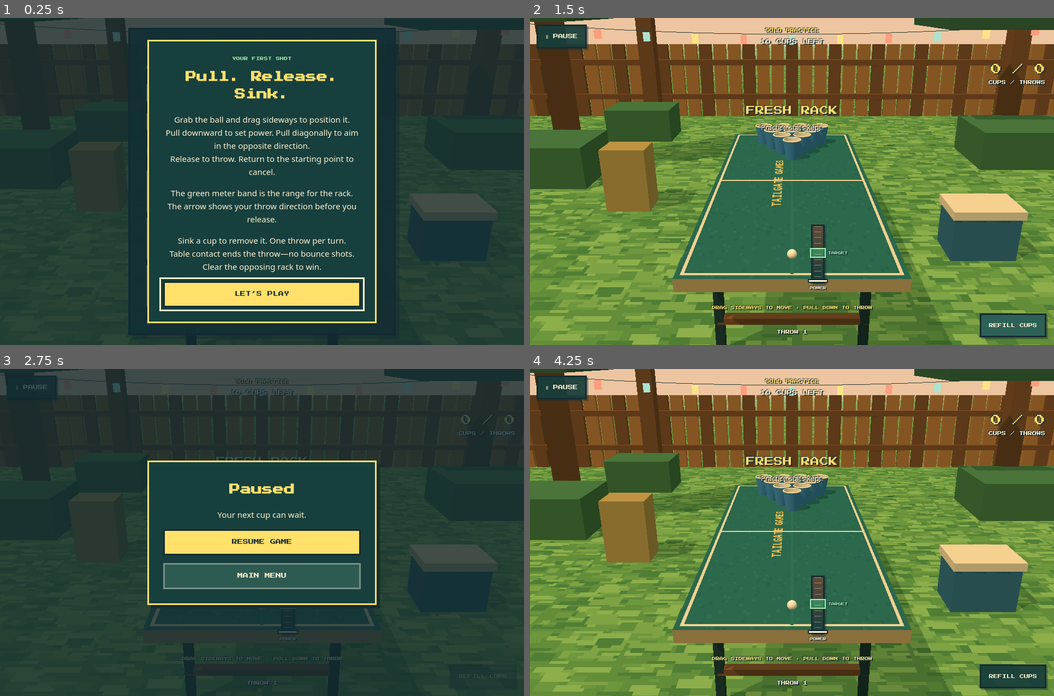
Above: before the commit, frames 1-4 (two rows, left to right).
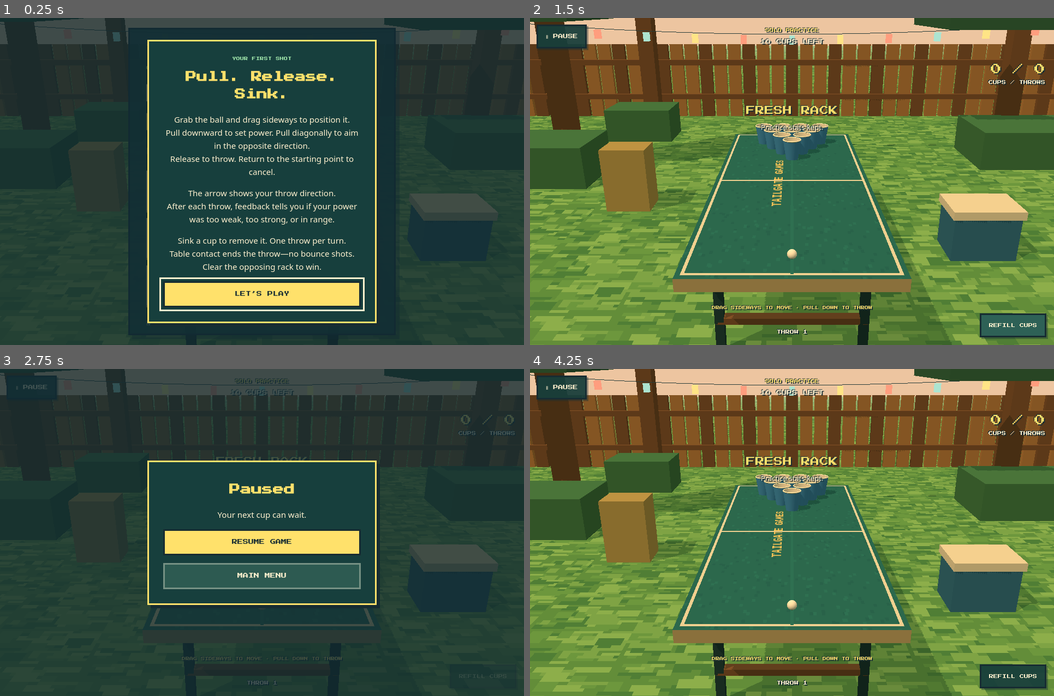
Above: after the commit, the same moments.

Repository: Ashe-Oro/backyard-games
Game: browser game, page beer-pong/index.html
Two runs of this game, one before a commit and one after it. Both use one fixed random seed, a clock stepped at 60 frames per second and the inputs below.
Inputs (mouse positions are in pixels of both pictures, inside the frame that each line leads up to):
- Up to frame 1 (0.25 s): no input
- Up to frame 2 (1.5 s): click "LET’S PLAY" at 0.27 s; click "SOLO PRACTICE Unlimited throw…" at 0.52 s; move the mouse to (792, 214) at 1.07 s; click "REFILL CUPS" at 1.27 s
- Up to frame 3 (2.75 s): move the mouse to (157, 499) at 1.67 s; click "REFILL CUPS" at 1.87 s; click "Ⅱ PAUSE" at 2.02 s; press the mouse at (366, 483) at 2.27 s; release the mouse at (262, 467) at 2.4 s; click (262, 512) at 2.47 s; tap Escape at 2.52 s
- Up to frame 4 (4.25 s): move the mouse to (870, 597) at 2.87 s; click "RESUME GAME" at 3.07 s; move the mouse to (661, 614) at 3.47 s; click "REFILL CUPS" at 3.67 s; press the mouse at (792, 467) at 4.07 s; release the mouse at (739, 646) at 4.2 s

The runs differ from the first frame. In frame 1, 0.9% of the frame differs, in the area x 31-69%, y 52-64%; in frame 2, 0.6%; in frame 3, less than 0.1%; in frame 4, 0.6%.

Commit message:
Replace Beer Pong power meter with shot feedback

Diff:
--- a/beer-pong/game.js
+++ b/beer-pong/game.js
@@ -86,8 +86,6 @@
 function resetCups(){for(const c of cups){c.alive=true;c.enabled=state.mode!=='practice'||c.team===1;c.group.visible=c.enabled;c.group.scale.setScalar(1);}for(const s of sparks){s.life=0;s.mesh.visible=false;}}
 function powerForPoint(x,z,team=state.turn){const d=Math.hypot(x-releaseX(team),z-RELEASE_Z[team]),dy=RIM_Y+BALL_R-RELEASE_Y;
  const speed=Math.sqrt(G*d*d/(2*Math.cos(ANGLE)**2*(d*Math.tan(ANGLE)-dy)));return clamp((speed-3.2)/3.4,0,1);}
-function targetWindow(){const rack=cups.filter(c=>c.team===1-state.turn&&c.alive);const powers=rack.map(c=>powerForPoint(c.x,c.z));
- return powers.length?{lo:Math.min(...powers)-.012,hi:Math.max(...powers)+.012}:{lo:.4,hi:.6};}
 function newBall(team,power,slope=0){const direction=team===0?-1:1,screenRight=team===0?1:-1,yaw=clamp(Math.atan(slope)*.65,-.35,.35),speed=3.2+clamp(power,0,1)*3.4;
  return {team,power,state:'fly',p:new THREE.Vector3(releaseX(team),RELEASE_Y,RELEASE_Z[team]),prev:new THREE.Vector3(), …(203 unchanged characters)…
 function stepBall(b,dt){
@@ -116,26 +114,26 @@
  if(b.p.y<=BALL_R){b.p.y=BALL_R;b.v.set(0,0,0);b.deadReason='ground';b.state='done';return;}
  if(b.age>5||Math.abs(b.p.x)>7||b.p.z>8||b.p.z<-10)b.state='done';
 }
-let meterDirty=true;
 function setCamera(){
  const w=wrap.clientWidth,h=wrap.clientHeight,portrait=clamp((1.05-w/h)/.55,0,1);
  viewTeam=state.mode==='two'?state.turn:0;
  camera.position.set(0,2,viewTeam===0?2.2:2*TABLE_Z-2.2);camera.lookAt(0,.75+.15*portrait,TABLE_Z);
- camera.aspect=w/h;camera.fov=38+12*portrait;camera.updateProjectionMatrix();camera.updateMatrixWorld();meterDirty=true;
+ camera.aspect=w/h;camera.fov=38+12*portrait;camera.updateProjectionMatrix();camera.updateMatrixWorld();
 }
 function resize(){if(drag)cancelPull();const w=wrap.clientWidth,h=wrap.clientHeight,scale=Math.max(1,Math.round(Math.min(h,w*.9)/430));renderer.setSize(Math.ceil(w/scale),Math.ceil(h/scale),false);setCamera();$('swipe-feedback').classList.remove('show');}
 addEventListener('resize',resize);resize();
-function positionMeter(){
- const meter=$('meter'),right=viewTeam===0?1:-1,w=wrap.clientWidth,h=wrap.clientHeight;
- const p=new THREE.Vector3(releaseX(state.turn)+right*.045,RELEASE_Y,RELEASE_Z[state.turn]).project(camera);
- let left=(p.x+1)*w/2+14;const flip=left>w-meter.offsetWidth-64;
- if(flip){const edge=new THREE.Vector3(releaseX(state.turn)-right*.045,RELEASE_Y,RELEASE_Z[state.turn]).project(camera);left=(edge.x+1)*w/2-14-meter.offsetWidth;}
- meter.classList.toggle('left-side',flip);meter.style.left=`${clamp(left,14,w-meter.offsetWidth-14)}px`;
- meter.style.top=`${clamp((1-p.y)*h/2,meter.offsetHeight/2+20,h-meter.offsetHeight/2-34)}px`;meterDirty=false;
-}
-function setPower(power){state.power=clamp(power,0,1);const w=targetWindow(),meter=$('meter');
- $('meter-fill').style.height=`${state.power*100}%`;$('meter-marker').style.bottom=`${state.power*100}%`;
- meter.dataset.zone=state.power>w.hi?'high':state.power>=w.lo?'target':'low';meter.setAttribute('aria-valuenow',String(Math.round(state.power*100)));
+function setPower(power){state.power=clamp(power,0,1);}
+function showShotFeedback(b){
+ const direction=b.team===0?-1:1,rack=cups.filter(c=>c.team===1-b.team&&c.alive);
+ const time=(b.v.y+Math.sqrt(b.v.y*b.v.y+2*G*(RELEASE_Y-RIM_Y-BALL_R)))/G,depth=Math.abs(b.v.z)*time;
+ const distances=rack.map(c=>(c.z-RELEASE_Z[b.team])*direction);
+ const zone=depth<Math.min(...distances)-CUP_R?'weak':depth>Math.max(...distances)+CUP_R?'strong':'range';
+ const horizontal=b.v.x*(b.team===0?1:-1),aim=Math.abs(horizontal)<.045?'↑ STRAIGHT':horizontal<0?'↖ LEFT':'↗ RIGHT';
+ const panel=$('shot-feedback');panel.dataset.power=zone;panel.hidden=false;
+ $('feedback-direction').textContent=`THROW DIRECTION: ${aim}`;
+ $('feedback-power').textContent={weak:'TOO WEAK',strong:'TOO STRONG',range:'POWER IN RANGE'}[zone];
+ $('feedback-tip').textContent={weak:'Pull farther back next time.',strong:'Use a shorter pull next time.',range:'Distance reaches the cup rows.'}[zone];
+ const origin=ballScreen(),yaw=Math.atan2(horizontal,Math.abs(b.v.z));showAim(origin,{x:origin.x+Math.sin(yaw)*100,y:origin.y-Math.cos(yaw)*100});
 }
 function message(text,detail='',seconds=1.1){$('message').replaceChildren(document.createTextNode(text));if(detail){const small=document.createElement('small');small.textContent=detail;$('message').append(small);}$('message').classList.add('show');messageTime=seconds;}
 function updateHud(){
@@ -146,13 +144,12 @@
  $('scoreboard').hidden=state.mode==='practice';$('practice-stats').hidden=state.mode!=='practice';$('practice-hits').textContent=`${state.hits[0]} / ${state.shots[0]}`;
  $('control-hint').hidden=state.phase!=='aim';$('shot-count').textContent=`${state.mode==='practice'?'':LABELS[state.turn]+' · '}THROW ${state.shots[state.turn]+(['aim','cpu','handoff'].includes(state.phase)?1:0)}`;
  $('refill').hidden=state.mode!=='practice';$('refill').disabled=state.phase!=='aim'||state.paused;
- $('meter').hidden=state.mode==='cpu'&&state.turn===1||state.phase==='over'||state.phase==='handoff';
- const w=targetWindow();$('meter-target').style.bottom=`${w.lo*100}%`;$('meter-target').style.height=`${(w.hi-w.lo)*100}%`;meterDirty=true;
+ if(state.phase==='handoff'||state.mode==='cpu'&&state.turn===1)$('shot-feedback').hidden=true;
 }
 function closeDialogs(){for(const dialog of document.querySelectorAll('dialog'))if(dialog.open)dialog.close();}
-function showMenu(){closeDialogs();state.phase='menu';state. …(293 unchanged characters)…
+function showMenu(){$('shot-feedback').hidden=true;closeDialogs();state.phase='menu';state. …(293 unchanged characters)…
 function startMatch(mode='practice'){
- if(!['practice','cpu','two'].includes(mode))return;closeDialogs();state.mode=mode;state.pha …(216 unchanged characters)…
+ if(!['practice','cpu','two'].includes(mode))return;$('shot-feedback').hidden=true;closeDialogs();state.mode=mode;state.pha …(216 unchanged characters)…
  $('menu').hidden=true;$('hud').hidden=false;$('message').classList.remove('show');$('swipe-feedback').classList.remove('show');resetCups();setCamera();beginTurn();
 }
 function beginTurn(){
@@ -164,7 +161,7 @@
 }
 function launchShot(power,slope=0){
  if(state.paused||!['aim','cpu'].includes(state.phase))return false;
- ball=newBall(state.turn,power,slope);state.phase='flight';state.shots[state.turn]++;flying.position.copy(ball.p);flying.scale.setScalar(1);flying.visible=true;held.visible=false;setPower(power);updateHud();return true;
+ ball=newBall(state.turn,power,slope);state.phase='flight';state.shots[state.turn]++;flying.position.copy(ball.p);flying.scale.setScalar(1);flying.visible=true;held.visible=false;setPower(power);if(!(state.mode==='cpu'&&state.turn===1))showShotFeedback(ball);updateHud();return true;
 }
 function cpuShot(){
  const rack=cups.filter(c=>c.team===0&&c.alive),cup=rack[Math.floor(Math.random()*rack.length)];
@@ -198,7 +195,7 @@
  const rect=wrap.getBoundingClientRect(),svg=$('swipe-feedback');clearTimeout(swipeTimer);svg.setAttribute('viewBox',`0 0 ${rect.width} ${rect.height}`);
  for(const id of ['swipe-shadow','swipe-line'])for(const [key,value]of Object.entries({x1:from.x-rect.left,y1:from.y-rect.top,x2:to.x-rect.left,y2:to.y-rect.top}))$(id).setAttribute(key,value);
  svg.classList.add('show');svg.classList.toggle('pulling',pulling);
- if(!pulling)swipeTimer=setTimeout(()=>svg.classList.remove('show'),900);
+ if(!pulling)swipeTimer=setTimeout(()=>svg.classList.remove('show'),2400);
 }
 function pullAt(point){
  const dx=point.x-drag.anchor.x,dy=Math.max(0,point.y-drag.anchor.y),rect=wrap.getBoundingClientRect();
@@ -210,7 +207,7 @@
  setPower(pull.power);showAim(origin,{x:origin.x+Math.sin(yaw)*length,y:origin.y-Math.cos(yaw)*length},true);
  const rect=wrap.getBoundingClientRect();$('pull-grip').setAttribute('cx',point.x-rect.left);$('pull-grip').setAttribute('cy',point.y-rect.top);
  for(const [key,value]of Object.entries({x1:origin.x-rect.left,y1:origin.y-rect.top,x2:point.x-rect.left,y2:point.y-rect.top}))$('pull-tether').setAttribute(key,value);
- $('control-hint').textContent=pull.power>0?`${Math.round(pull.power*100)}% POWER · RELEASE TO THROW`:'RETURN TO BALL TO CANCEL';return pull;
+ $('control-hint').textContent=pull.power>0?'RELEASE TO THROW · RETURN TO CANCEL':'RETURN TO BALL TO CANCEL';return pull;
 }
 function cancelPull(){drag=null;wrap.classList.remove('drag');$('swipe-feedback').classList.remove('show','pulling');$('control-hint').textContent='DRAG SIDEWAYS TO MOVE · PULL DOWN TO THROW';if(humanReady())setPower(0);}
 function ballScreen(x=releaseX(state.turn)){
@@ -225,7 +222,7 @@
  if(event.button!==0||event.target.closest('button,a,input,label,dialog,#menu')||!humanReady()||drag)return;
  const point={x:event.clientX,y:event.clientY},p=ballScreen();
  if(Math.hypot(point.x-p.x,point.y-p.y)>Math.max(32,Math.abs(ballScreen(releaseX(state.turn)+BALL_R).x-p.x)+16))return;
- $('swipe-feedback').classList.remove('show');drag={id:event.pointerId,mode:'pending',anchor:point,offset:point.x-p.x};
+ $('shot-feedback').hidden=true;$('swipe-feedback').classList.remove('show');drag={id:event.pointerId,mode:'pending',anchor:point,offset:point.x-p.x};
  wrap.classList.add('drag');try{wrap.setPointerCapture(event.pointerId);}catch{}
 });
 wrap.addEventListener('pointermove',event=>{
@@ -240,11 +237,9 @@
 });
 wrap.addEventListener('pointerup',event=>{
  if(!drag||event.pointerId!==drag.id)return;
- const pull=drag.mode==='pull'?pullAt({x:event.clientX,y:event.clientY}):null,origin=ballScreen();
+ const pull=drag.mode==='pull'?pullAt({x:event.clientX,y:event.clientY}):null;
  drag=null;wrap.classList.remove('drag');$('swipe-feedback').classList.remove('pulling');$('control-hint').textContent='DRAG SIDEWAYS TO MOVE · PULL DOWN TO THROW';
- if(pull&&pull.power>0&&humanReady()&&launchShot(pull.power,pull.slope)){
-  const yaw=clamp(Math.atan(pull.slope)*.65,-.35,.35);showAim(origin,{x:origin.x+Math.sin(yaw)*100,y:origin.y-Math.cos(yaw)*100});
- }else cancelPull();
+ if(!(pull&&pull.power>0&&humanReady()&&launchShot(pull.power,pull.slope)))cancelPull();
 });
 wrap.addEventListener('pointercancel',cancelPull);
 addEventListener('blur',cancelPull);
@@ -268,7 +263,7 @@
   for(const p of sparks)if(p.life>0){p.life-=dt;p.v.y-=G*dt;p.mesh.position.addScaledVector(p.v,dt);p.mesh.visible=p.life>0;}
  }
  held.visible=['aim','cpu'].includes(state.phase);if(held.visible)held.position.set(releaseX(state.turn),RELEASE_Y,RELEASE_Z[state.turn]);
- if(meterDirty&&state.phase!=='menu')positionMeter();renderer.render(scene,camera);requestAnimationFrame(frame);
+ renderer.render(scene,camera);requestAnimationFrame(frame);
 }
 showMenu();
 try{if(localStorage.getItem('tailgate-beer-pong-help-seen')!=='1'){localStorage.setItem('tailgate-beer-pong-help-seen','1');$('help').showModal();}}catch{$('help').showModal();}
--- a/beer-pong/index.html
+++ b/beer-pong/index.html
@@ -24,9 +24,7 @@
     </div>
     <div id="practice-stats" hidden><strong id="practice-hits">0 / 0</strong><span>CUPS / THROWS</span></div>
     <div id="message" role="status" aria-live="polite"></div>
-    <div id="meter" role="meter" aria-label="Throw power" aria-valuemin="0" aria-valuemax="100" aria-valuenow="0">
-      <div id="meter-fill"></div><div id="meter-target"><span>TARGET</span></div><div id="meter-marker"></div><span class="meter-caption">POWER</span>
-    </div>
+    <div id="shot-feedback" role="status" aria-live="polite" hidden><span id="feedback-direction"></span><strong id="feedback-power"></strong><span id="feedback-tip"></span></div>
     <button id="refill" class="pixel-button" hidden>REFILL CUPS</button>
     <span id="control-hint">DRAG SIDEWAYS TO MOVE · PULL DOWN TO THROW</span>
     <span id="shot-count">THROW 1</span>
@@ -47,7 +45,7 @@
   <dialog id="help" class="dialog-card" aria-labelledby="help-title">
     <p class="eyebrow">YOUR FIRST SHOT</p><h2 id="help-title">Pull. Release. Sink.</h2>
     <p>Grab the ball and drag sideways to position it.<br>Pull downward to set power. Pull diagonally to aim in the opposite direction.<br>Release to throw. Return to the starting point to cancel.</p>
-    <p>The green meter band is the range for the rack.<br>The arrow shows your throw direction before you release.</p>
+    <p>The arrow shows your throw direction.<br>After each throw, feedback tells you if your power was too weak, too strong, or in range.</p>
     <p>Sink a cup to remove it. One throw per turn.<br>Table contact ends the throw—no bounce shots.<br>Clear the opposing rack to win.</p>
     <button id="help-done" autofocus>LET’S PLAY</button>
   </dialog>
--- a/beer-pong/style.css
+++ b/beer-pong/style.css
@@ -8,12 +8,8 @@
 #scoreboard{position:absolute;top:76px;left:16px;right:16px;display:flex;justify-content:space-between}.team{display:gr …(412 unchanged characters)…
 #practice-stats{position:absolute;right:16px;top:84px;display:grid;gap:10px;text-align:right;font-size:8px}#practice-st …(204 unchanged characters)…
 #refill{position:absolute;right:14px;bottom:max(14px,env(safe-area-inset-bottom));font-size:8px}
-#meter.left-side #meter-target span{left:auto;right:calc(100% + 6px)}
 
 #message{position:absolute;top:26%;left:10%;right:10%;text-align:center;color:var(--gold);font-size:clamp(14px,2.8vmin,26px);opacity:0;transition:opacity .18s;line-height:1.7}#message.show{opacity:1}#message small{display:block;color:var(--cream);font:13px/1.7 system-ui,sans-serif;margin-top:4px}
-#meter{position:absolute;width:25px;height:clamp(90px,18vh,145px);transform:translateY(-50%);border:3px solid var(--ink);background:linear-gradient(#614a36,#153e3b);box-shadow:3px 3px 0 #172c3266}
-#meter::after{content:'';position:absolute;inset:0 3px;background:repeating-linear-gradient(0deg,transparent 0 calc(10% - 1px),#fff1cf66 calc(10% - 1px) 10%);pointer-events:none}
-#meter-fill{position:absolute;bottom:0;left:0;right:0;height:0;background:repeating-linear-gradient(0deg,#efbe4a 0 5px,#d99b36 5px 6px)}#meter-target{position:absolute;left:-5px;right:-5px;bottom:40%;height:18%;border:2px solid var(--mint);background:#3dbe7a88}#meter-target span{position:absolute;left:calc(100% + 6px);top:50%;transform:translateY(-50%);color:var(--mint);font-size:6px}#meter-marker{position:absolute;left:-7px;right:-7px;height:3px;background:var(--cream);box-shadow:0 0 0 2px var(--ink);bottom:0}#meter[data-zone=target] #meter-marker{background:var(--mint)}#meter[data-zone=high] #meter-marker{background:var(--red)}.meter-caption{position:absolute;left:50%;top:calc(100% + 8px);transform:translateX(-50%);font-size:6px}
 #swipe-feedback{position:absolute;inset:0;width:100%;height:100%;pointer-events:none;opacity:0;transition:opacity .4s}#swipe-feedback.show{opacity:1;transition:none}
 .menu-card{position:absolute;left:50%;top:50%;transform:translate(-50%,-50%);width:min(490px,94vw);max-height:94dvh;overflow:auto;touch-action:pan-y;padding:26px 30px;background:#173f3deb;border:3px solid var(--ink);box-shadow:7px 7px 0 #172c3266}
 .series-link{display:block;color:#c6d6bd;font-size:7px;line-height:1.8;text-decoration:none;margin-bottom:26px}.series- …(332 unchanged characters)…
@@ -27,3 +23,7 @@
 #control-hint{position:absolute;bottom:62px;left:50%;transform:translateX(-50%);width:94%;text-align:center;font-size:7px;line-height:1.7;color:var(--gold)}
 #pull-grip,#pull-tether{display:none}#swipe-feedback.pulling #pull-grip,#swipe-feedback.pulling #pull-tether{display:block}
 @media(max-height:480px){#control-hint{bottom:12px;width:50%;font-size:6px}}
+
+#shot-feedback{position:absolute;left:50%;bottom:100px;transform:translateX(-50%);display:grid;gap:9px;width:max-content;max-width:90%;padding:12px 16px;text-align:center;background:#173f3de8;border:2px solid var(--ink);font-size:7px;line-height:1.5}
+#feedback-direction{color:var(--cream)}#feedback-power{font-size:12px;font-weight:400;color:var(--mint)}#feedback-tip{font:12px/1.4 system-ui,sans-serif;color:var(--cream);text-shadow:none}#shot-feedback[data-power=weak] #feedback-power,#shot-feedback[data-power=strong] #feedback-power{color:var(--gold)}
+@media(max-height:480px){#shot-feedback{left:14px;bottom:64px;transform:none;max-width:34%;gap:5px;padding:8px}#feedback-direction{font-size:6px}#feedback-power{font-size:9px}#feedback-tip{font-size:11px}}
--- a/tests/beer_pong_check.cjs
+++ b/tests/beer_pong_check.cjs
@@ -28,11 +28,11 @@
   for(const [width,height]of [[1440,900],[1280,800],[390,844],[456,872],[844,390]]){
    await page.setViewportSize({width,height});await page.waitForTimeout(120);
    const view=await page.evaluate(()=>{
-    const st=__pong.state,ball=__pong._screen(...st.held.p),meter=document.querySelector('#meter').getBoundingClientRect();
-    return {ball,meter:{left:meter.left,right:meter.right,top:meter.top,bottom:meter.bottom},cups:st.cups.filter(c=>c.enabled&&c.alive).map(c=>__pong._screen(c.x,.93,c.z))};
+    const st=__pong.state,ball=__pong._screen(...st.held.p);
+    return {ball,cups:st.cups.filter(c=>c.enabled&&c.alive).map(c=>__pong._screen(c.x,.93,c.z))};
    });
    assert(view.ball.x>20&&view.ball.x<width-20&&view.ball.y>height*.5&&view.ball.y<height*.85,JSON.stringify({width,height,view}));
-   assert(view.meter.left>view.ball.x&&view.meter.right<width-5&&view.meter.bottom<height-10);
+   assert.equal(await page.locator('[role=meter]').count(),0);
    for(const c of view.cups)assert(c.x>10&&c.x<width-10&&c.y>80&&c.y<height*.7,JSON.stringify({width,height,c}));
    if(process.env.SHOTS)await page.screenshot({path:path.join(process.env.SHOTS,`beer-pong-practice-${width}.png`)});
   }
--- /dev/null
+++ b/tests/beer_pong_feedback_check.cjs
@@ -0,0 +1,26 @@
+const {chromium}=require('playwright-core');const assert=require('node:assert/strict');
+const BASE=process.env.BASE_URL||'http://127.0.0.1:8012';
+(async()=>{const browser=await chromium.launch();try{
+ const page=await browser.newPage({viewport:{width:1280,height:800}}),errors=[];page.on('pageerror',e=>errors.push(e.message));
+ await page.addInitScript(()=>localStorage.setItem('tailgate-beer-pong-help-seen','1'));await page.goto(BASE+'/beer-pong/');await page.waitForFunction(()=>!!window.__pong);await page.locator('[data-mode=practice]').click();assert.equal(await page.locator('[role=meter],#meter').count(),0);
+ for(const [power,label,tip] of [[.05,'TOO WEAK','Pull farther'],[.95,'TOO STRONG','shorter pull']]){
+  await page.evaluate(power=>{__pong.startMatch('practice');__pong.throwWith(power,0)},power);assert.equal(await page.locator('#feedback-power').textContent(),label);assert((await page.locator('#feedback-tip').textContent()).includes(tip));assert((await page.locator('#feedback-direction').textContent()).includes('STRAIGHT'));
+  await page.waitForFunction(()=>__pong.state.phase==='aim');assert.equal(await page.locator('#feedback-power').textContent(),label,'Feedback remains available for the next attempt');
+ }
+ // Every precisely aimed cup reports good distance, including off-center targets.
+ for(let id=10;id<20;id++){
+  await page.evaluate(id=>{__pong.startMatch('practice');const cup=__pong.state.cups[id];__pong.throwWith(__pong._powerFor(id),Math.tan(Math.atan2(cup.x,Math.abs(cup.z-.55))/.65))},id);
+  assert.equal(await page.locator('#feedback-power').textContent(),'POWER IN RANGE');
+ }
+ for(const [slope,label]of [[-.3,'LEFT'],[.3,'RIGHT']]){await page.evaluate(slope=>{__pong.startMatch('practice');__pong.throwWith(.45,slope)},slope);assert((await page.locator('#feedback-direction').textContent()).includes(label));}
+ for(const [width,height]of [[1280,800],[390,844],[844,390]]){
+  await page.setViewportSize({width,height});await page.evaluate(()=>__pong.startMatch('practice'));await page.evaluate(()=>new Promise(r=>requestAnimationFrame(()=>requestAnimationFrame(r))));
+  // Real pull/release populates the same feedback and leaves an arrow after release.
+  const p=await page.evaluate(()=>__pong._screen(...__pong.state.held.p));await page.mouse.move(p.x,p.y);await page.mouse.down();await page.mouse.move(p.x,p.y+30,{steps:5});assert.equal(await page.locator('#shot-feedback').isVisible(),false);await page.mouse.up();assert.equal(await page.locator('#shot-feedback').isVisible(),true);assert(await page.locator('#swipe-feedback').evaluate(e=>e.classList.contains('show')));
+  const box=await page.locator('#shot-feedback').boundingBox();assert(box.x>=0&&box.y>=0&&box.x+box.width<=width&&box.y+box.height<height);
+  if(process.env.SHOTS)await page.screenshot({path:process.env.SHOTS+`/beer-pong-feedback-${width}.png`});
+ }
+ await page.evaluate(()=>__pong.startMatch('two'));assert.equal(await page.locator('#shot-feedback').isVisible(),false);await page.locator('#ready').click();await page.evaluate(()=>__pong._dropAt(10));await page.waitForFunction(()=>__pong.state.phase==='handoff');await page.locator('#ready').click();await page.evaluate(()=>__pong.throwWith(.95,.3));assert((await page.locator('#feedback-direction').textContent()).includes('RIGHT'));assert.equal(await page.locator('#feedback-power').textContent(),'TOO STRONG');
+ await page.evaluate(()=>__pong.startMatch('cpu'));assert.equal(await page.locator('#shot-feedback').isVisible(),false);await page.evaluate(()=>__pong.throwWith(.05));await page.waitForFunction(()=>__pong.state.turn===1);assert.equal(await page.locator('#shot-feedback').isVisible(),false);
+ assert.deepEqual(errors,[]);console.log('Shot feedback: no meter, weak/strong tips, all ten cup distances, direction, real release, responsive bounds, player mirroring and CPU isolation passed.');
+}finally{await browser.close();}})().catch(e=>{console.error(e);process.exitCode=1});
